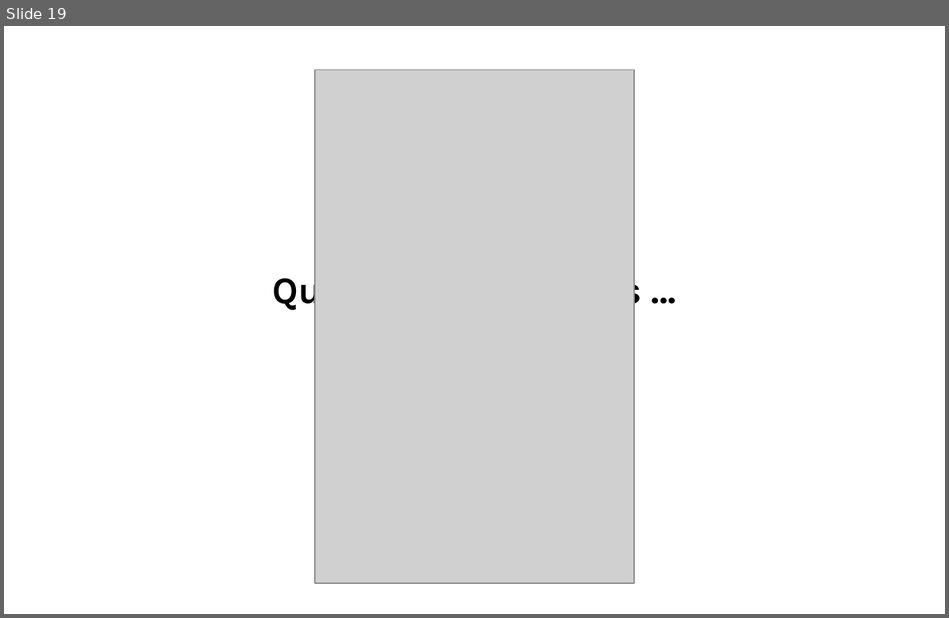
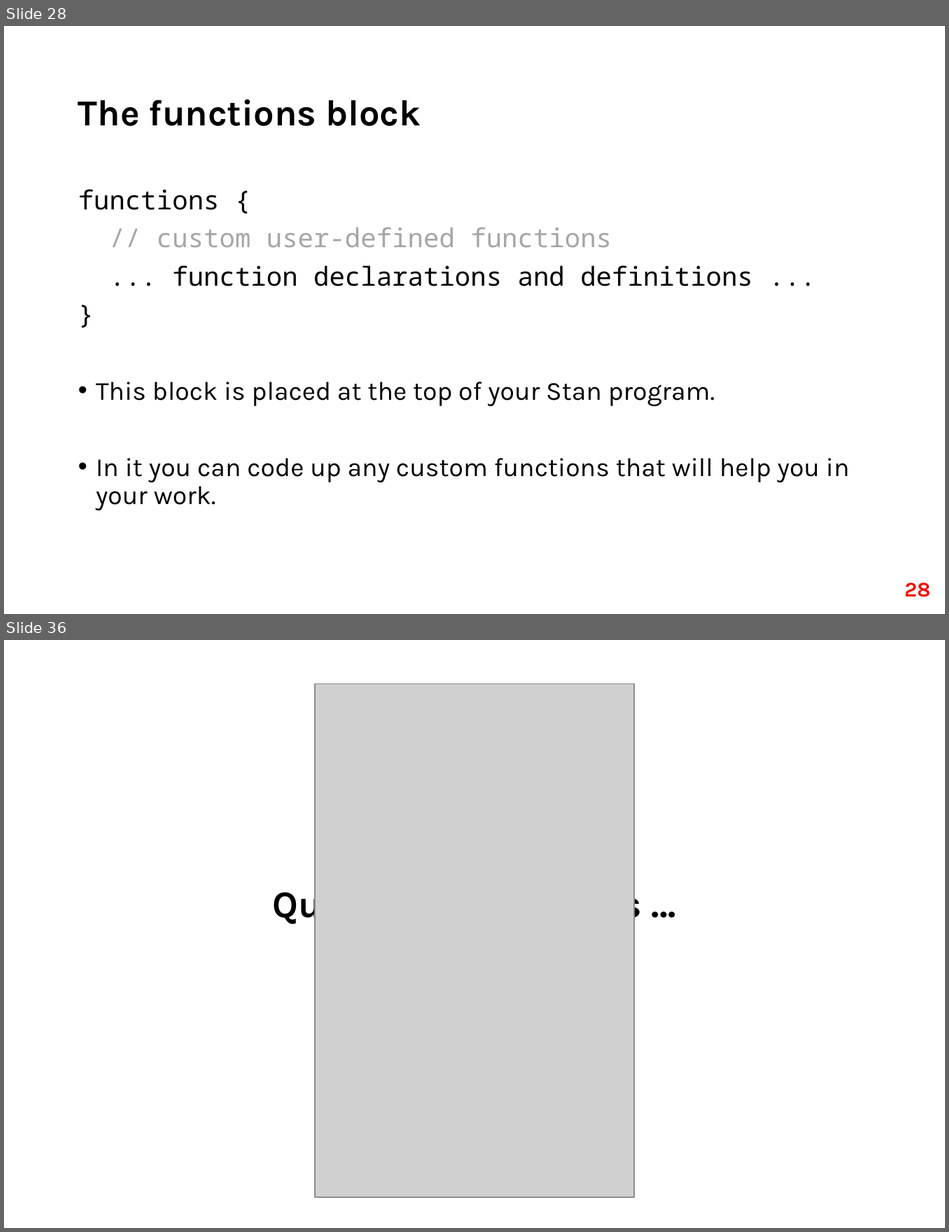
Before and after one commit to fri-datascience/course_bs, a slide deck: Session_03_Probabilistic_programming/Probabilistic_programming.pptx. Shown one above the other, each under a label of ours: slide 19 before the commit, slides 28 and 36 after it; the slides between them are not shown. The pictures are 949x618 and 949x1232 pixels, drawn with LibreOffice and Linux fonts; fonts in the diff are those of the drawing; grey boxes stand for pictures. Boxes give left, top, right and bottom in pixels: in the first picture for what was removed or moved away, otherwise in the second. Text is boxed around its words. In the diff, an @@ line names an element or a change of style, - is before the commit and + after.

```diff
--- a/Session_03_Probabilistic_programming/Probabilistic_programming.pptx
+++ b/Session_03_Probabilistic_programming/Probabilistic_programming.pptx
@@ slide 28 added at [4, 26, 945, 614], background #FFFFFF @@
@@ title added at [78, 99, 421, 126], 28 pt, text #000000, bold @@
+The functions block
@@ text added at [78, 189, 850, 510], 20 pt, text #000000 @@
+functions {
+// custom user-defined functions
+... function declarations and definitions ...
+}
+• This block is placed at the top of your Stan program.
+• In it you can code up any custom functions that will help you in your work.
@@ page number added at [904, 582, 930, 597], 16 pt, text #EF1209, bold @@
+28
@@ what was slide 19 is now slide 36 @@
```
Also in this commit, not shown: 4 slides changed, 16 other slides added, 2 other files.
